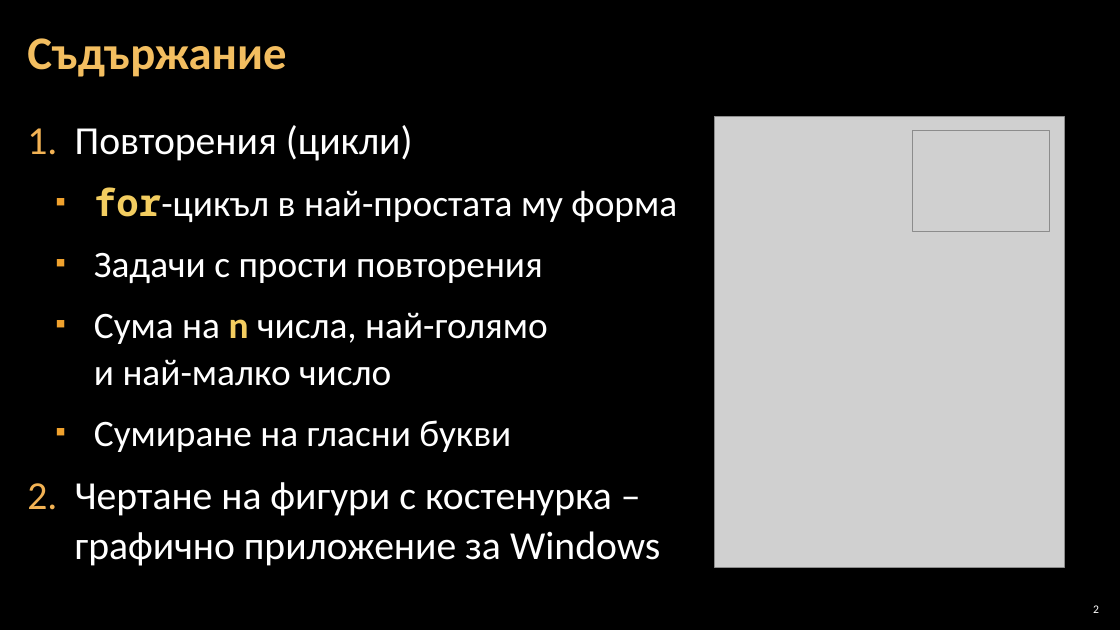
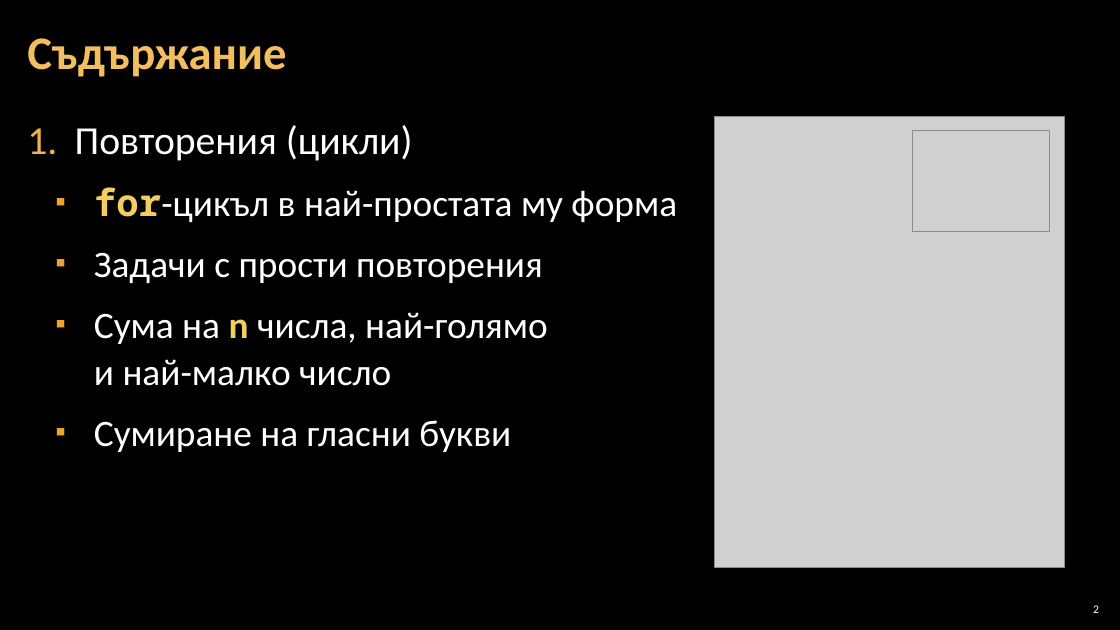
Before and after one commit to Software-University/C-plus-plus, a slide deck: slide 2 of 5. Loops/5. Loops.pptx. Drawn at 1120x630 pixels with LibreOffice and Linux fonts; fonts in the diff are those of the drawing; grey boxes stand for pictures; background and template pictures are left out. Boxes give left, top, right and bottom in pixels: in the first picture for what was removed or moved away, otherwise in the second. Text is boxed around its words. In the diff, an @@ line names an element or a change of style, - is before the commit and + after.

Commit message:
no gui in lecture 5

```diff
--- a/5. Loops/5. Loops.pptx
+++ b/5. Loops/5. Loops.pptx
@@ text at box(75, 482, 660, 566): paragraph removed @@
-2. Чертане на фигури с костенурка – графично приложение за Windows
```
